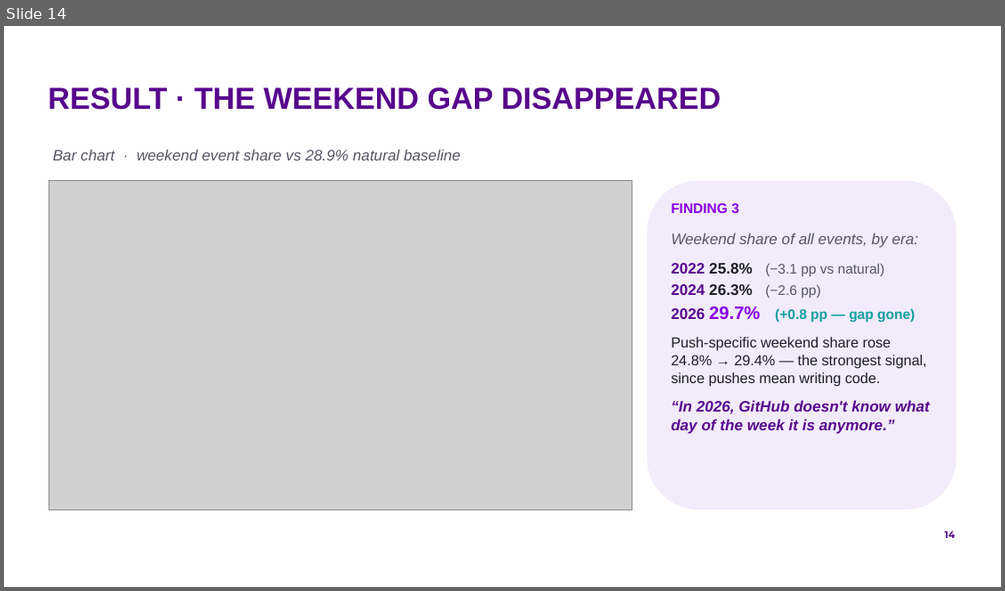
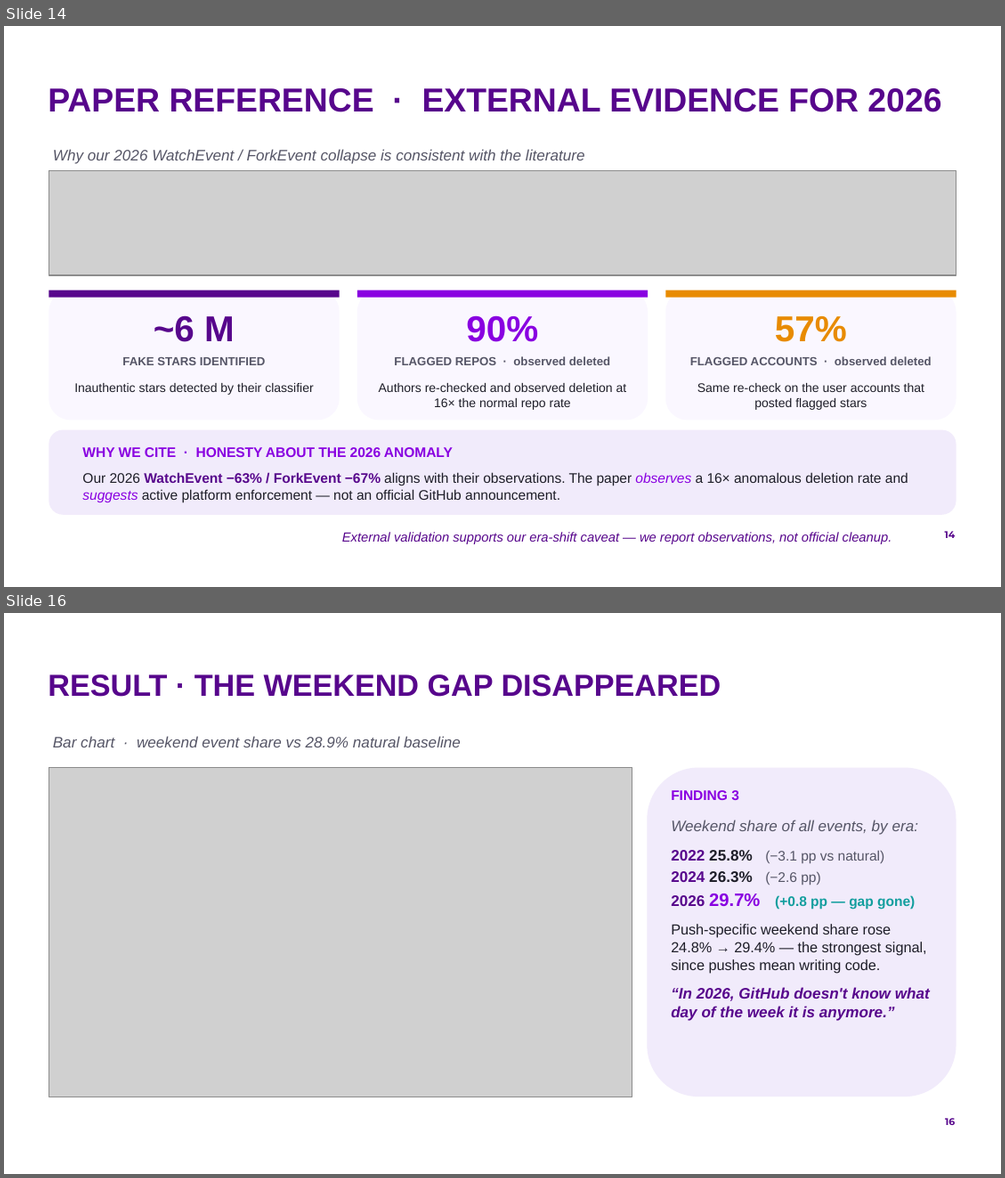
Before and after one commit to by2566-hash/OSS_Pulse, a slide deck: report/presentation/group9_oss_pulse.pptx. Shown one above the other, each under a label of ours: slide 14 before the commit, slides 14 and 16 after it; the slides between them are not shown. The pictures are 1005x591 and 1005x1178 pixels, drawn with LibreOffice and Linux fonts; fonts in the diff are those of the drawing; grey boxes stand for pictures; background and template pictures are left out. Boxes give left, top, right and bottom in pixels: in the first picture for what was removed or moved away, otherwise in the second. Text is boxed around its words. In the diff, an @@ line names an element or a change of style, - is before the commit and + after.

```diff
--- a/report/presentation/group9_oss_pulse.pptx
+++ b/report/presentation/group9_oss_pulse.pptx
@@ slide 14 added at [4,26,1001,587], background #FFFFFF; not listed: 1 template element that a slide beside it also shows @@
@@ title added at [48,88,941,112], 24 pt, text #57068C, bold @@
+PAPER REFERENCE · EXTERNAL EVIDENCE FOR 2026
@@ text added at [53,149,585,164], 11 pt, text #555566, italic @@
+Why our 2026 WatchEvent / ForkEvent collapse is consistent with the literature
@@ picture added at [48,170,956,275] @@
@@ rounded rectangle added at [48,290,339,419], fill #FAF7FF @@
@@ rectangle added at [48,290,339,297], fill #57068C @@
@@ rounded rectangle added at [356,290,647,419], fill #FAF7FF @@
@@ rectangle added at [356,290,647,297], fill #8900E1 @@
@@ rounded rectangle added at [666,290,956,419], fill #FAF7FF @@
@@ rectangle added at [666,290,956,297], fill #E88B00 @@
@@ text added at [154,315,235,342], 26 pt, text #57068C, bold @@
+~6 M
@@ text added at [466,315,538,342], 26 pt, text #8900E1, bold @@
+90%
@@ text added at [775,316,847,342], 26 pt, text #E88B00, bold @@
+57%
@@ text added at [122,357,266,365], 8.5 pt, text #555566, bold @@
+FAKE STARS IDENTIFIED
@@ text added at [394,356,610,365], 8.5 pt, text #555566, bold @@
+FLAGGED REPOS · observed deleted
@@ text added at [690,356,930,365], 8.5 pt, text #555566, bold @@
+FLAGGED ACCOUNTS · observed deleted
@@ text added at [74,383,313,394], 9 pt, text #1E1E28 @@
+Inauthentic stars detected by their classifier
@@ text added at [379,383,627,410], 9 pt, text #1E1E28 @@
+Authors re-checked and observed deletion at 16× the normal repo rate
@@ text added at [697,383,924,410], 9 pt, text #1E1E28 @@
+Same re-check on the user accounts that posted flagged stars
@@ rounded rectangle added at [48,430,956,515], fill #F1EBFB @@
@@ text added at [82,447,453,457], 10 pt, text #8900E1, bold @@
+WHY WE CITE · HONESTY ABOUT THE 2026 ANOMALY
@@ text added at [82,472,908,503], 10 pt, text #1E1E28 @@
+Our 2026 WatchEvent −63% / ForkEvent −67% aligns with their observations. The paper observes a 16× anomalous deletion rate and suggests active platform enforcement — not an official GitHub announcement.
@@ text added at [342,532,892,544], 9.5 pt, text #57068C, italic @@
+External validation supports our era-shift caveat — we report observations, not official cleanup.
@@ what was slide 14 is now slide 16 @@
@@ page number at [945,1118,955,1125]: text changed @@
-14
+16
```
Also in this commit, not shown: 10 slides changed, 3 other slides added, 1 slide removed, 3 other files.
